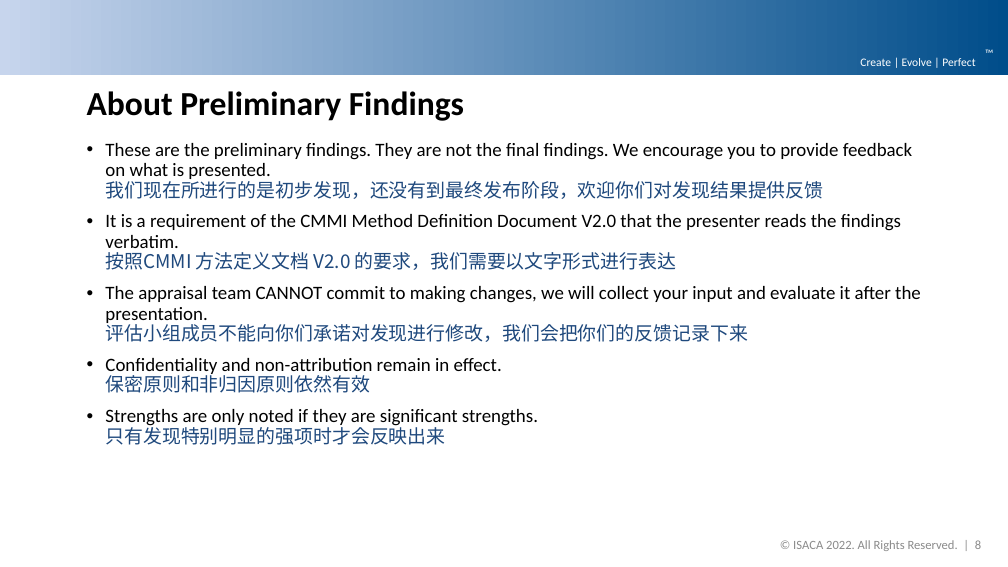
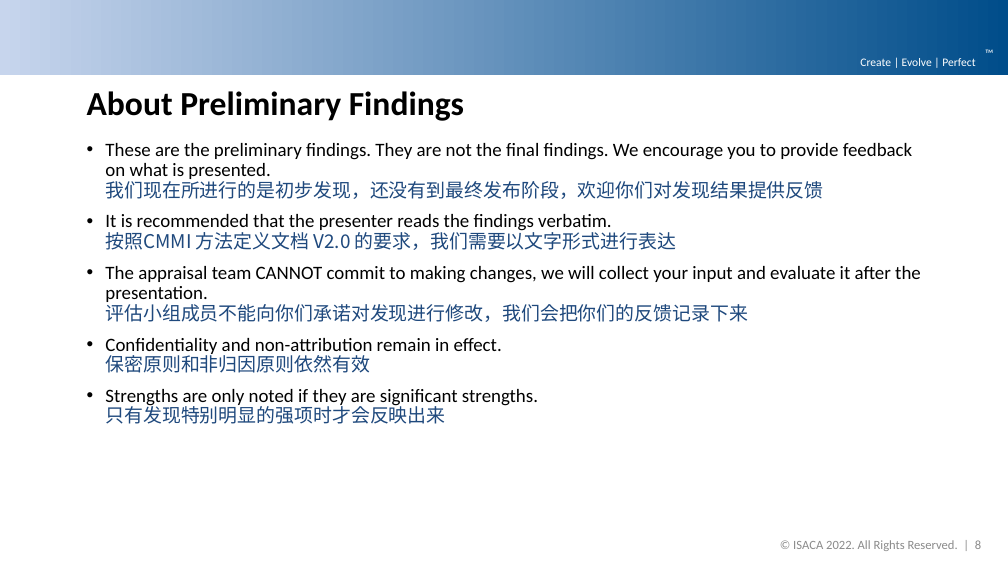
Before and after one commit to DemixTech/CMMITools, a slide deck: slide 8 of 2021-04-12to04-16 (A5) C53517 SoftMARS/21_15v01_MarsBaseAlpha_PreliminaryFindings.pptx. Drawn at 1008x567 pixels with LibreOffice and Linux fonts; fonts in the diff are those of the drawing; background and template pictures are left out. Boxes give left, top, right and bottom in pixels: in the first picture for what was removed or moved away, otherwise in the second. Text is boxed around its words. In the diff, an @@ line names an element or a change of style, - is before the commit and + after.

Commit message:
v59 updates
Changes to legend, verbatim to recommendation, shorten preliminary slides.

```diff
--- a/2021-04-12to04-16 (A5) C53517 SoftMARS/21_15v01_MarsBaseAlpha_PreliminaryFindings.pptx
+++ b/2021-04-12to04-16 (A5) C53517 SoftMARS/21_15v01_MarsBaseAlpha_PreliminaryFindings.pptx
@@ text at box(105, 214, 676, 250): text changed @@
-• It is a requirement of the CMMI Method Definition Document V2.0 that the presenter reads the findings verbatim.
-  按照CMMI 方法定义文档 V2.0 的要求，我们需要以文字形式进行表达
+• It is recommended that the presenter reads the findings verbatim.
+  按照CMMI 方法定义文档 V2.0 的要求，我们需要以文字形式进行表达
```
Also in this commit, not shown: 2 other slides changed, 6 other files.
